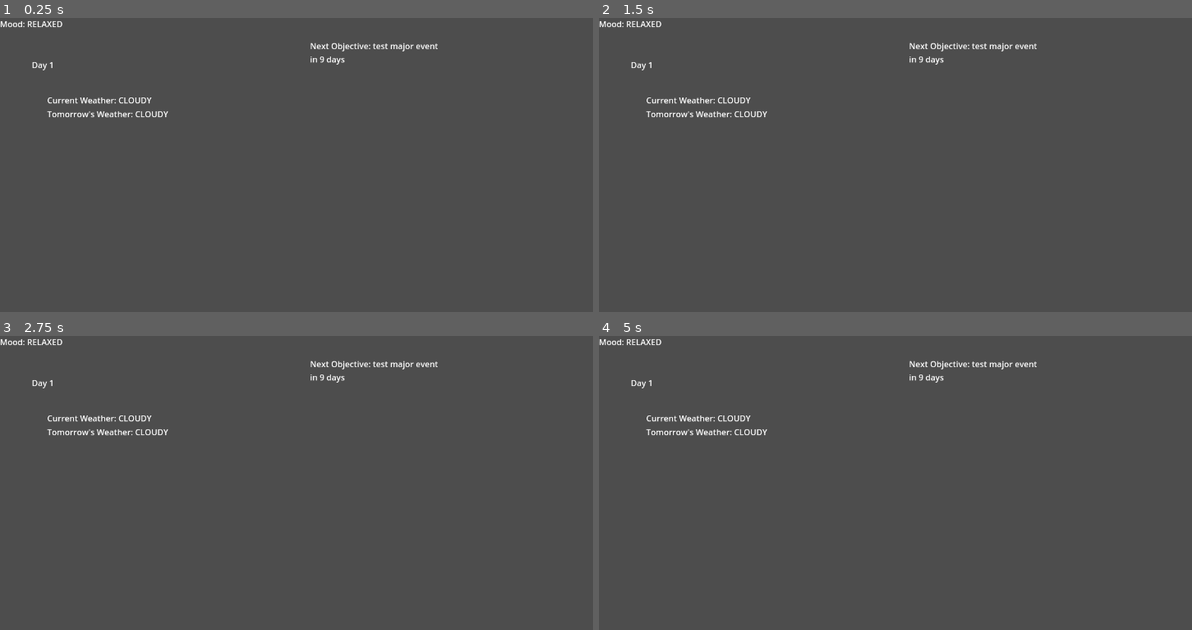
Above: before the commit, frames 1-4 (two rows, left to right).
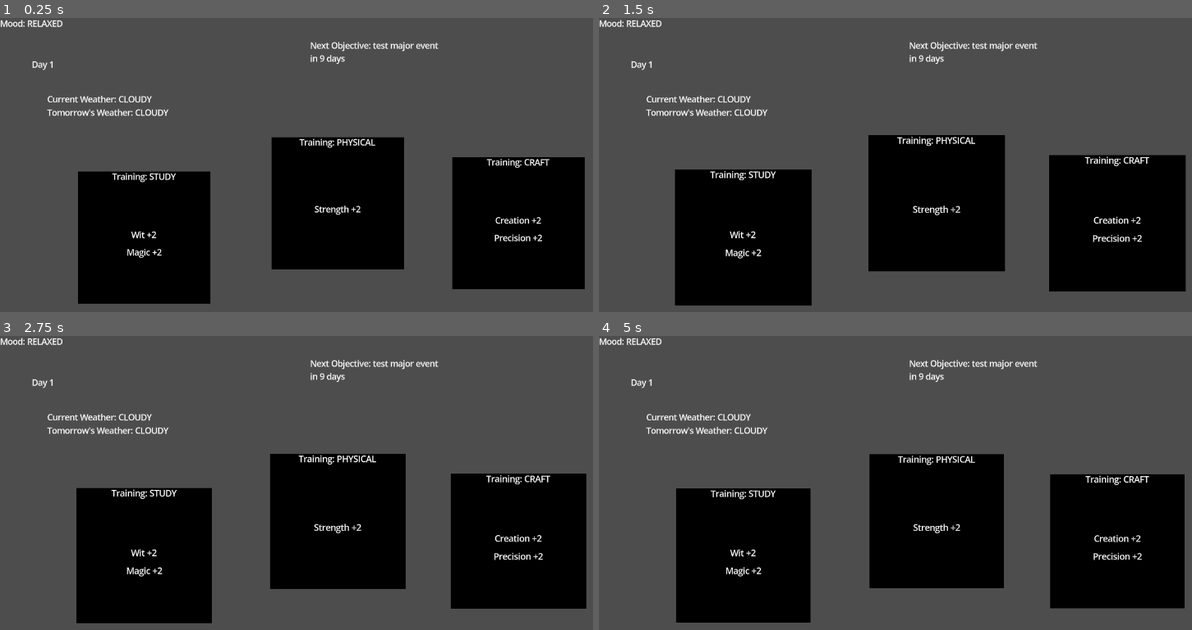
Above: after the commit, the same moments.

Repository: SamBumgardner/ld-58-game
Game: Godot game, scene res://gameplay/gameplay.tscn
The game is run twice, just before and just after one commit, with the same random seed, the same clock (stepped at 60 frames per second) and the same inputs. This scene is started directly instead of the project's main scene.
Inputs:
- Up to frame 1 (0.25 s): no input
- Up to frame 2 (1.5 s): no input
- Up to frame 3 (2.75 s): no input
- Up to frame 4 (5 s): no input

The runs differ from the first frame. In frame 1, 31% of the frame differs, in the area x 0-99%, y 0-98%; in frame 2, 33%; in frame 3, 32%; in frame 4, 32%.

Commit message:
Add: placeholder activity selections

Diff:
--- a/game/activities/activity_generator.gd
+++ b/game/activities/activity_generator.gd
@@ -61,11 +61,11 @@
                     StatIncrease.new(study, Stats.Study.MAGIC, 2)
                 ]
         _:
-            return []
+            bonusIncreases = [];
 
     # Combine duplicates
     statIncreases.append_array(bonusIncreases);
-    combineMatchingIncreases(statIncreases);
+    statIncreases = combineMatchingIncreases(statIncreases);
 
     return statIncreases;
 
@@ -123,11 +123,11 @@
                     StatIncrease.new(physical, Stats.Physical.ENDURANCE, 2)
                 ]
         _:
-            return []
+            bonusIncreases = [];
 
     # Combine duplicates
     statIncreases.append_array(bonusIncreases);
-    combineMatchingIncreases(statIncreases);
+    statIncreases = combineMatchingIncreases(statIncreases);
 
     return statIncreases;
 
@@ -185,11 +185,11 @@
                     StatIncrease.new(craft, Stats.Craft.PLANNING, 2)
                 ]
         _:
-            return []
+            bonusIncreases = [];
 
     # Combine duplicates
     statIncreases.append_array(bonusIncreases);
-    combineMatchingIncreases(statIncreases);
+    statIncreases = combineMatchingIncreases(statIncreases);
 
     return statIncreases;
 
--- a/game/enum/stats.gd
+++ b/game/enum/stats.gd
@@ -55,3 +55,12 @@
     "Precision",
     "Planning"
 ]
+
+static var NamesLookup: Array[Array] = [
+    StudyNames,
+    PhysicalNames,
+    CraftNames,
+]
+
+static func getNameForSubstat(statType: Types, substatIndex: int) -> Array[String]:
+    return NamesLookup[statType][substatIndex];
--- a/game/gameplay/gameplay.gd
+++ b/game/gameplay/gameplay.gd
@@ -3,19 +3,21 @@
 signal dayCountChanged(newDayCount: int);
 signal daysRemainingChanged(daysRemainingCount: int);
 signal nextMajorEventChanged(newNextMajorEvent: MajorEvent);
+signal activitiesChanged(newActivities: Array[Activity]);
 
 #region node init
-@onready
-var dayManager: DayManager = $DayManager;
-@onready
-var moodTracker: Node = $MoodTracker
-@onready
-var dayCountTracker: Node = $DayCountTracker
-@onready
-var weatherDisplay: Node = $WeatherDisplay
-@onready
-var majorObjectiveBanner: Node = $MajorObjectiveBanner
+@onready var dayManager: DayManager = $DayManager;
+@onready var moodTracker: Node = $MoodTracker
+@onready var dayCountTracker: Node = $DayCountTracker
+@onready var weatherDisplay: Node = $WeatherDisplay
+@onready var majorObjectiveBanner: Node = $MajorObjectiveBanner
+@onready var activitySelections: Array[Node] = [
+    $ActivitySelection1,
+    $ActivitySelection2,
+    $ActivitySelection3,
+]
 #endregion
+
 
 var player: Player;
 var nextDayGenerator: NextDayGenerator;
@@ -57,6 +59,10 @@
     dayCountChanged.connect(dayCountTracker._onDayCountChange);
     daysRemainingChanged.connect(majorObjectiveBanner._onDaysRemainingChange);
     nextMajorEventChanged.connect(majorObjectiveBanner._onMajorObjectiveChange);
+    for i in activitySelections.size():
+        var activitySelection: ActivitySelection = activitySelections[i] as ActivitySelection;
+        activitySelection.activityIndex = i;
+        activitiesChanged.connect(activitySelection._onActivitiesChanged);
 
     if self == get_tree().current_scene || isStartingScene:
         rootSceneActions();
@@ -124,6 +130,8 @@
         newDay = dayManager.applyNewDay(newDay);
 
     activityOptions = ActivityGenerator.generateActivities(dayManager.getCurrentDay(), player);
+    activitiesChanged.emit(activityOptions);
+
     dayCount += 1;
     daysTillMajorEvent -= 1
 
--- a/game/gameplay/gameplay.tscn
+++ b/game/gameplay/gameplay.tscn
@@ -6,6 +6,7 @@
 [ext_resource type="Script" uid="uid://sjthgtynkfv6" path="res://gameplay/hud/day_count_tracker.gd" id="4_7pdct"]
 [ext_resource type="Script" uid="uid://cg87aybsxabex" path="res://gameplay/hud/weather_display.gd" id="5_uk44f"]
 [ext_resource type="Script" uid="uid://cqei7411b6o8u" path="res://gameplay/hud/major_objective_banner.gd" id="6_yvprt"]
+[ext_resource type="PackedScene" uid="uid://bp1i2ft4knik3" path="res://gameplay/hud/activity_selection.tscn" id="7_uk44f"]
 
 [node name="Gameplay" type="Control"]
 layout_mode = 3
@@ -60,3 +61,24 @@
 offset_bottom = 66.0
 text = "Major Objective Banner"
 script = ExtResource("6_yvprt")
+
+[node name="ActivitySelection1" parent="." instance=ExtResource("7_uk44f")]
+layout_mode = 0
+offset_left = 153.0
+offset_top = 301.0
+offset_right = 409.0
+offset_bottom = 557.0
+
+[node name="ActivitySelection2" parent="." instance=ExtResource("7_uk44f")]
+layout_mode = 0
+offset_left = 530.0
+offset_top = 234.0
+offset_right = 786.0
+offset_bottom = 490.0
+
+[node name="ActivitySelection3" parent="." instance=ExtResource("7_uk44f")]
+layout_mode = 0
+offset_left = 882.0
+offset_top = 273.0
+offset_right = 1138.0
+offset_bottom = 529.0
--- /dev/null
+++ b/game/gameplay/hud/activity_selection.gd
@@ -0,0 +1,39 @@
+class_name ActivitySelection extends Control
+
+const HEADER_TEXT := "Training: %s"
+const INCREASE_TEXT := "%s %+d"
+
+@onready var title: Label = $%Title;
+@onready var increases: Array = [
+    $%Increase1,
+    $%Increase2,
+    $%Increase3,
+    $%Increase4,
+    $%Increase5,
+]
+
+@export
+var activityIndex := 0;
+
+func _ready():
+    pivot_offset = size / 2;
+    var tween := create_tween()
+    tween.tween_property(self, "scale", Vector2.ONE * 1.05, 2);
+    tween.tween_property(self, "scale", Vector2.ONE, 2);
+    tween.set_loops();
+
+func _onActivitiesChanged(newActivities: Array[Activity]) -> void:
+    var activity = newActivities.get(activityIndex);
+    if activity != null:
+        title.text = HEADER_TEXT % Stats.Types.find_key(activity.statType);
+
+        for i in increases.size():
+            if i < activity.statIncreases.size():
+                var statIncrease: StatIncrease = activity.statIncreases[i];
+                increases[i].text = INCREASE_TEXT % [
+                    Stats.NamesLookup[statIncrease.statType][statIncrease.subTypeIndex],
+                    statIncrease.changeAmount
+                ];
+                increases[i].show();
+            else:
+                increases[i].hide();
--- /dev/null
+++ b/game/gameplay/hud/activity_selection.tscn
@@ -0,0 +1,68 @@
+[gd_scene load_steps=4 format=3 uid="uid://bp1i2ft4knik3"]
+
+[ext_resource type="Script" uid="uid://cjg6gwtole0bd" path="res://gameplay/hud/activity_selection.gd" id="1_6ene7"]
+
+[sub_resource type="Gradient" id="Gradient_7pdct"]
+offsets = PackedFloat32Array(1)
+colors = PackedColorArray(0, 0, 0, 1)
+
+[sub_resource type="GradientTexture1D" id="GradientTexture1D_uk44f"]
+gradient = SubResource("Gradient_7pdct")
+
+[node name="ActivitySelection" type="MarginContainer"]
+custom_minimum_size = Vector2(256, 256)
+offset_left = 516.0
+offset_top = 263.0
+offset_right = 686.0
+offset_bottom = 286.0
+pivot_offset = Vector2(128, 128)
+script = ExtResource("1_6ene7")
+
+[node name="Background" type="TextureRect" parent="."]
+layout_mode = 2
+texture = SubResource("GradientTexture1D_uk44f")
+expand_mode = 2
+
+[node name="Content" type="VBoxContainer" parent="."]
+layout_mode = 2
+
+[node name="Title" type="Label" parent="Content"]
+unique_name_in_owner = true
+layout_mode = 2
+text = "Activity: Stat Category"
+horizontal_alignment = 1
+
+[node name="StatIncreases" type="VBoxContainer" parent="Content"]
+layout_mode = 2
+size_flags_vertical = 6
+theme_override_constants/separation = 12
+
+[node name="Increase1" type="Label" parent="Content/StatIncreases"]
+unique_name_in_owner = true
+layout_mode = 2
+text = "Stat upgrade 1"
+horizontal_alignment = 1
+
+[node name="Increase2" type="Label" parent="Content/StatIncreases"]
+unique_name_in_owner = true
+layout_mode = 2
+text = "Stat upgrade 1"
+horizontal_alignment = 1
+
+[node name="Increase3" type="Label" parent="Content/StatIncreases"]
+unique_name_in_owner = true
+layout_mode = 2
+text = "Stat upgrade 1"
+horizontal_alignment = 1
+
+[node name="Increase4" type="Label" parent="Content/StatIncreases"]
+unique_name_in_owner = true
+layout_mode = 2
+text = "Stat upgrade 1"
+horizontal_alignment = 1
+
+[node name="Increase5" type="Label" parent="Content/StatIncreases"]
+unique_name_in_owner = true
+layout_mode = 2
+text = "Stat upgrade 1"
+horizontal_alignment = 1
--- a/game/project.godot
+++ b/game/project.godot
@@ -20,6 +20,10 @@
 window/size/viewport_width=1280
 window/size/viewport_height=720
 
+[gui]
+
+theme/default_font_multichannel_signed_distance_field=true
+
 [rendering]
 
 renderer/rendering_method="gl_compatibility"
Not shown: 1 places in game/gameplay/gameplay.tscn that only renumber resources
Not shown, added: game/gameplay/hud/activity_selection.gd.uid
